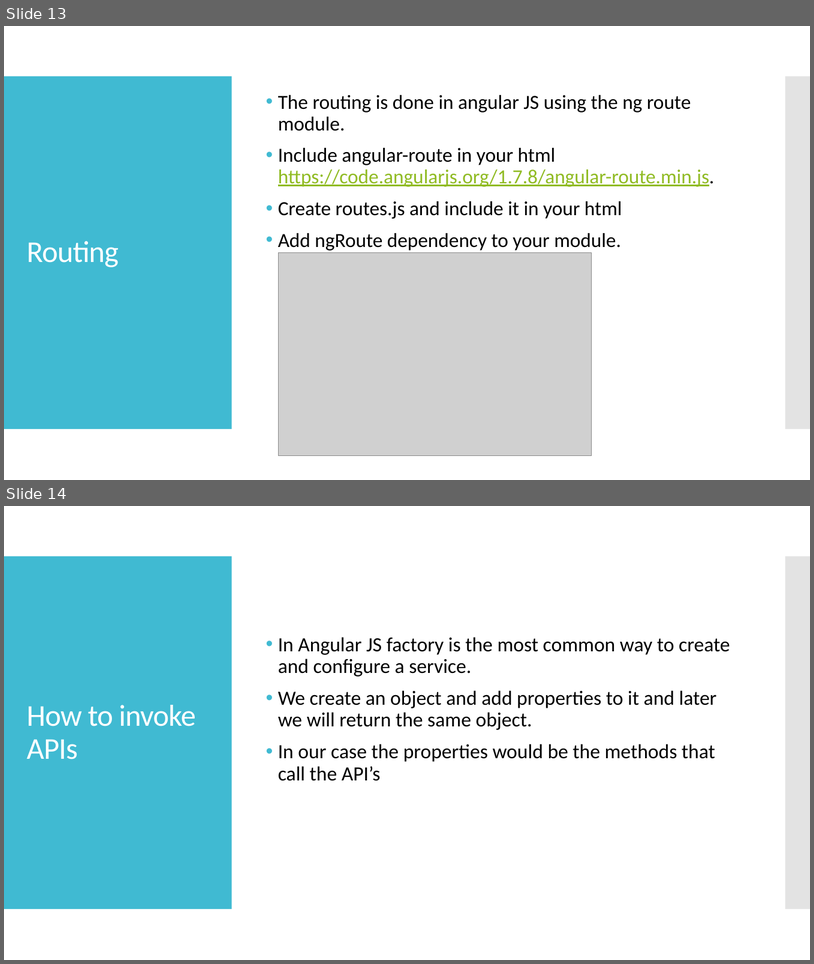
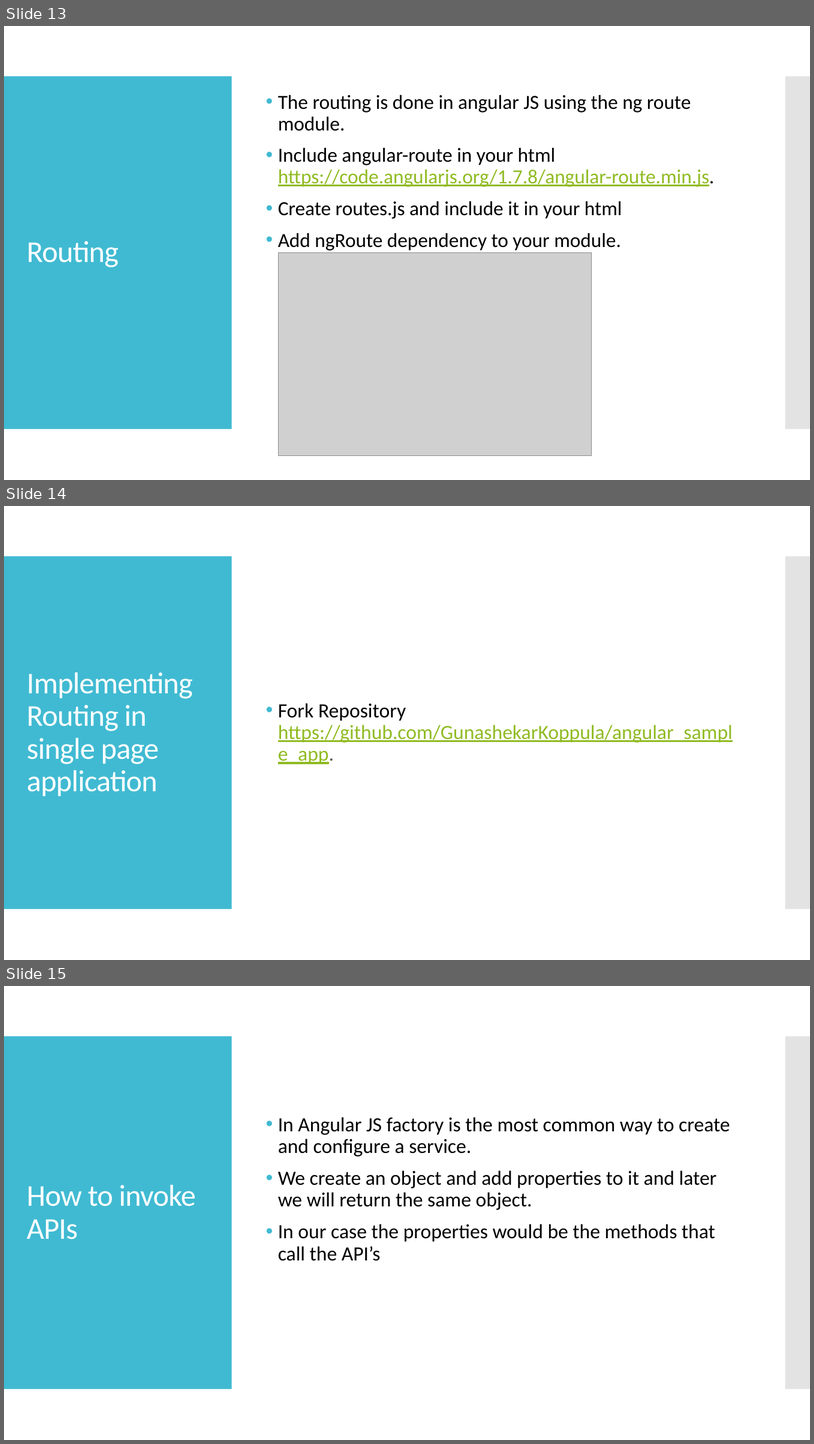
Before and after one commit to webelf000/angular_sample_app, a slide deck: Angular JS - Workshop.pptx. Shown one above the other, each under a label of ours: slides 13 and 14 before the commit, slides 13, 14 and 15 after it. The pictures are 814x964 and 814x1444 pixels, drawn with LibreOffice and Linux fonts; fonts in the diff are those of the drawing; grey boxes stand for pictures. Boxes give left, top, right and bottom in pixels: in the first picture for what was removed or moved away, otherwise in the second. Text is boxed around its words. In the diff, an @@ line names an element or a change of style, - is before the commit and + after.

```diff
--- a/Angular JS - Workshop.pptx
+++ b/Angular JS - Workshop.pptx
@@ slide 14 added at box(4, 506, 810, 960), background #FFFFFF; not listed: 2 template elements that a slide beside it also shows @@
@@ title added at box(27, 672, 193, 796), 36 pt, text #FFFFFF @@
+Implementing Routing in single page application
@@ text added at box(278, 703, 733, 764), 24 pt, text #90BB23, underline @@
+• Fork Repository https://github.com/GunashekarKoppula/angular_sample_app.
@@ what was slide 14 is now slide 15 @@
```
Also in this commit, not shown: 4 slides changed.
